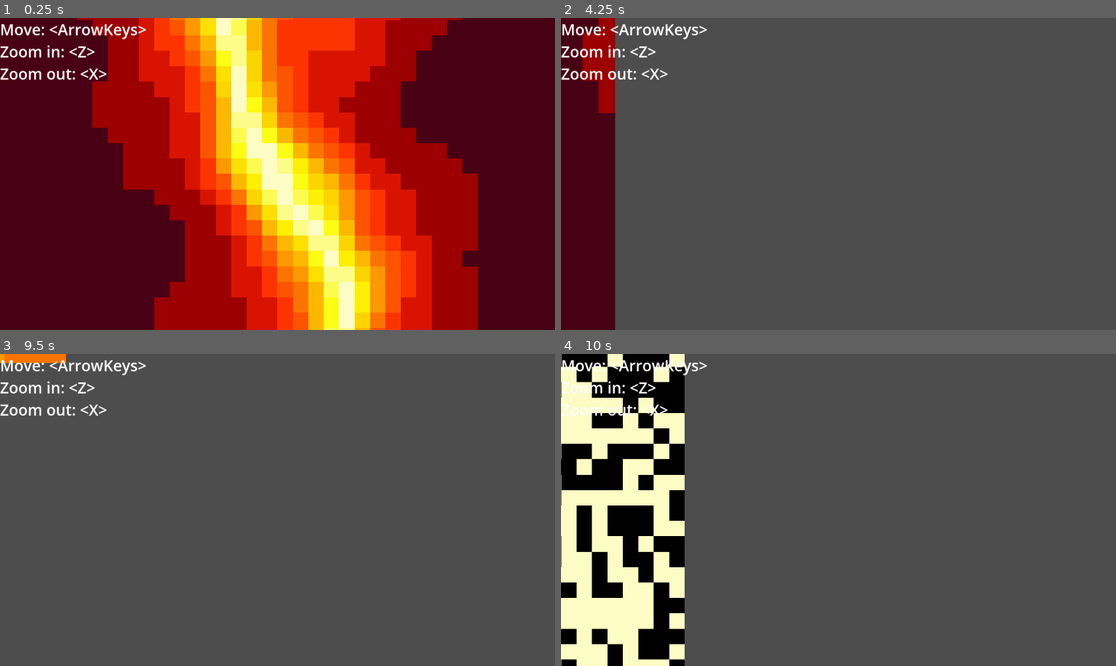
Above: before the commit, frames 1-4 (two rows, left to right).
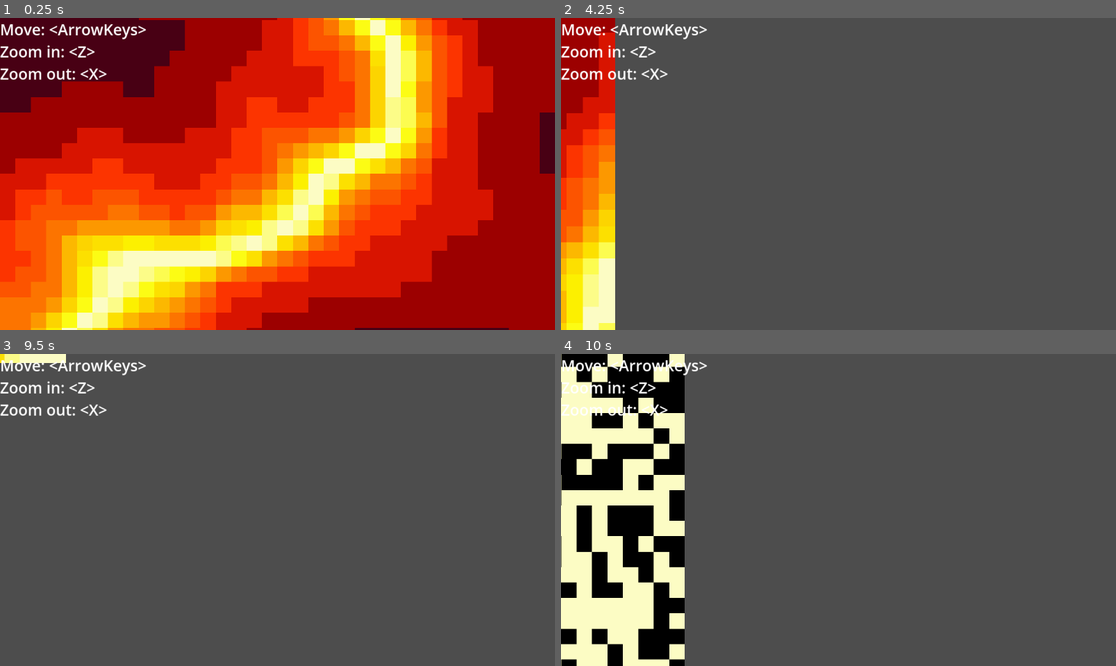
Above: after the commit, the same moments.

Repository: bingecraft-net/sandbox
Game: Godot game, scene res://scenes/game.tscn
Two runs of this game, one before a commit and one after it. Both use one fixed random seed, a clock stepped at 60 frames per second and the inputs below.
Inputs:
- Up to frame 1 (0.25 s): no input
- Up to frame 2 (4.25 s): hold Right (ui_right) 0.53-1.28 s; tap C (toggle mode) at 0.6, 2.85 s; hold Down (ui_down) 1.28-2.03 s; tap Z (zoom in) at 1.35, 3.6 s; hold Right (ui_right) 2.03-2.78 s; tap X (zoom out) at 2.1 s; tap Enter at 2.75 s; hold Up (ui_up) 2.78-3.53 s; tap Space at 3.5 s; hold Left (ui_left) from 3.53 s (still down)
- Up to frame 3 (9.5 s): tap X (zoom out) at 4.35, 6.6, 8.85 s; release Left (ui_left) at 5.03 s; hold Down (ui_down) 5.03-5.78 s; tap C (toggle mode) at 5.1, 7.35 s; hold Right (ui_right) 5.78-6.53 s; tap Z (zoom in) at 5.85, 8.1 s; tap Enter at 6.5, 8.75 s; hold Up (ui_up) 6.53-7.28 s; hold Right (ui_right) 7.28-8.03 s; tap Space at 8 s; hold Down (ui_down) 8.03-8.78 s; hold Left (ui_left) from 8.78 s (still down)
- Up to frame 4 (10 s): release Left (ui_left) at 9.53 s; hold Up (ui_up) from 9.53 s (still down); tap C (toggle mode) at 9.6 s

The runs differ from the first frame. In frame 1, 86% of the frame differs, in the area x 0-100%, y 0-100%; in frame 2, 9.0%; in frame 3, 0.3%; in frame 4, nothing differs.

Commit message:
extract sample fn

Diff:
--- a/scenes/cell.gd
+++ b/scenes/cell.gd
@@ -19,18 +19,22 @@
 
 func _process(delta: float) -> void:
 	elapsed += delta
+
 	for x in range(grid_size):
 		for y in range(grid_size):
 			var magnitude = 0.
 			if mode:
 				magnitude = 15 * mass[x][y]
 			else:
-				var a = noise.get_noise_3d(x + offset.x, y + offset.y, elapsed)
-				var fx = atan(a * 24)
-				var gx = cos(fx)
-				magnitude = 16 * gx
+				magnitude = 16 * sample(x + offset.x, y + offset.y, elapsed)
 			map.set_cell(Vector2i(x, y), 0, floor(magnitude) * Vector2i.RIGHT)
 
 
+func sample(x: float, y: float, elapsed: float) -> float:
+	var a = noise.get_noise_3d(x + offset.x, y + offset.y, elapsed)
+	var fx = atan(a * 24)
+	var gx = cos(fx)
+	return gx
+
 func _on_node_2d_character_on_mode_change() -> void:
 	mode = not mode
